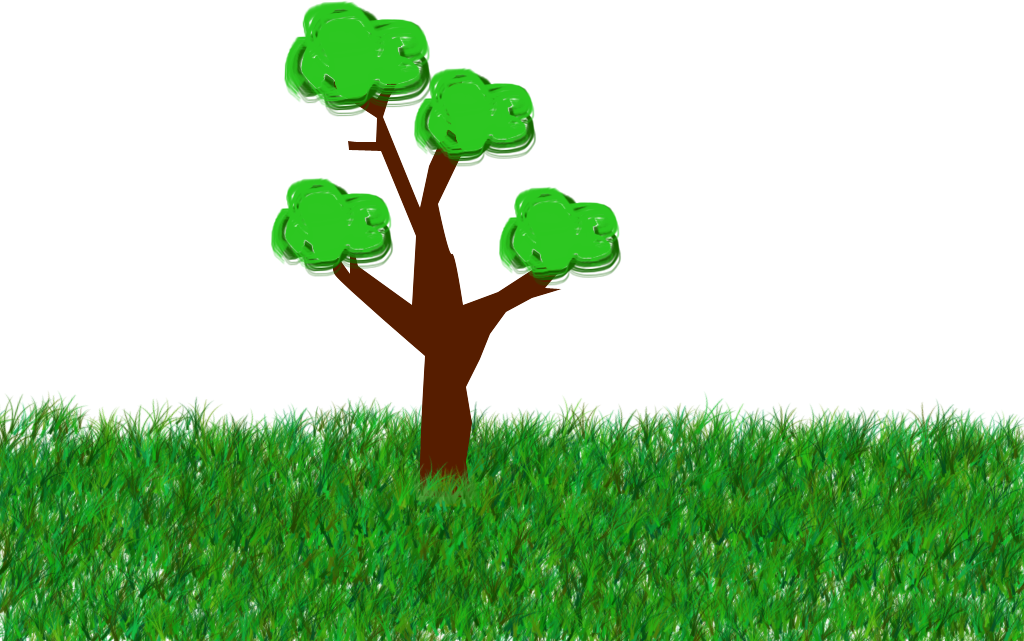
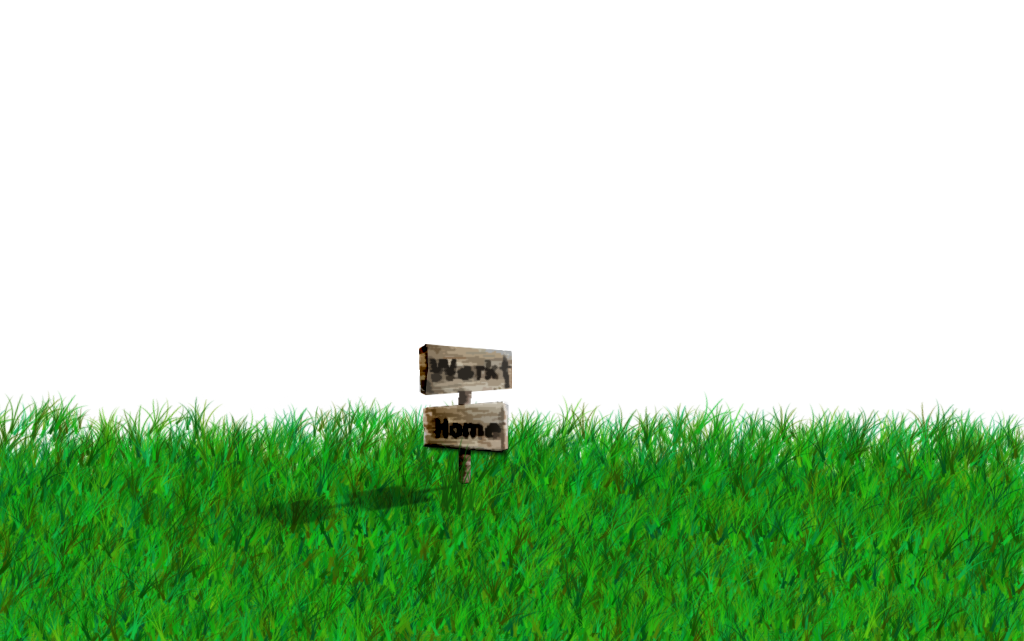
Before/after of a (1024, 641) layered artwork. What changed in the layer stack:
added layer "Layer 3" above "Layer 5" over 428, 436, 501, 517
added layer "Layer 5" (color burn) above "Layer 4 copy 3" over 228, 344, 509, 545
added layer "Layer 4 copy 3" above "Layer 4 copy" over 228, 344, 512, 545
renamed "flumpfs copy" to "Layer 4 copy", hid it, opacity 100% → 51%, moved it out of group "Tree", painted on it, masked it over 180, 67, 537, 552
renamed "flumpfs copy 2" to "Layer 4 copy 2", hid it, opacity 100% → 22%, moved it out of group "Tree", painted on it over 166, 186, 622, 578
renamed "flumpfs" to "Layer 4", hid it, moved it out of group "Tree", painted on it over 283, 0, 522, 499
removed layer "base grass" from group "Tree" over 375, 454, 523, 518
renamed "Background copy 2" to "Layer 2", hid it, opacity 33% → 100%, blend color burn → normal, moved it out of group "Grass", painted on it over 0, 390, 1024, 641
removed layer "Background copy" from group "Grass" over 0, 390, 1024, 641
renamed "trunk" to "Levels 1", hid it, moved it out of group "Tree", painted on it, masked it over 332, 74, 572, 498
removed group "Grass" (2 layers) over 0, 390, 1024, 641
renamed "bush" to "Layer 0", moved it out of group "bush", painted on it over 0, 250, 1024, 641
removed group "Tree" (6 layers) over 270, 0, 622, 518
removed layer "flumpfs copy 3" from group "Tree" over 270, 177, 394, 277
